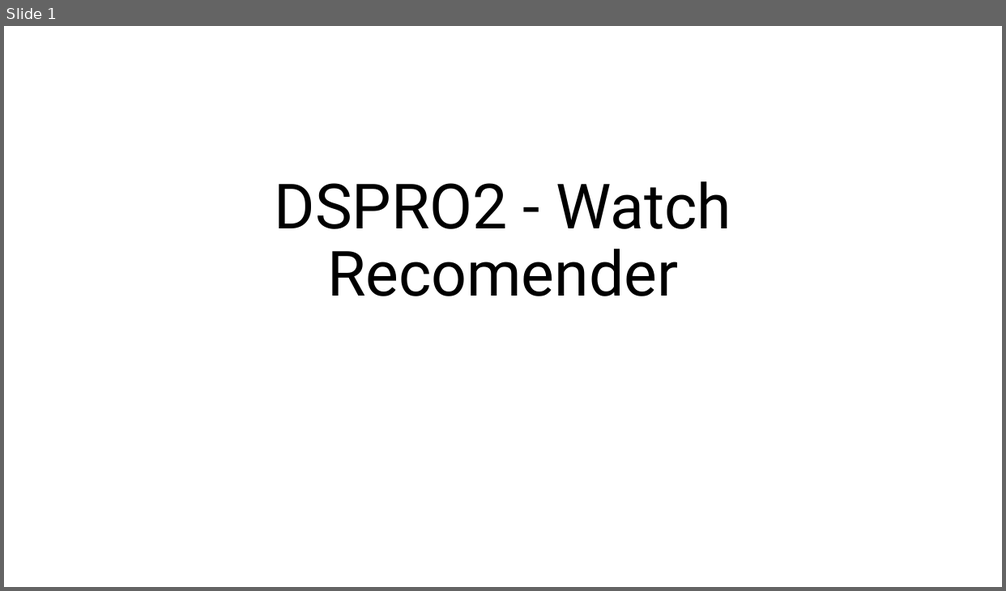
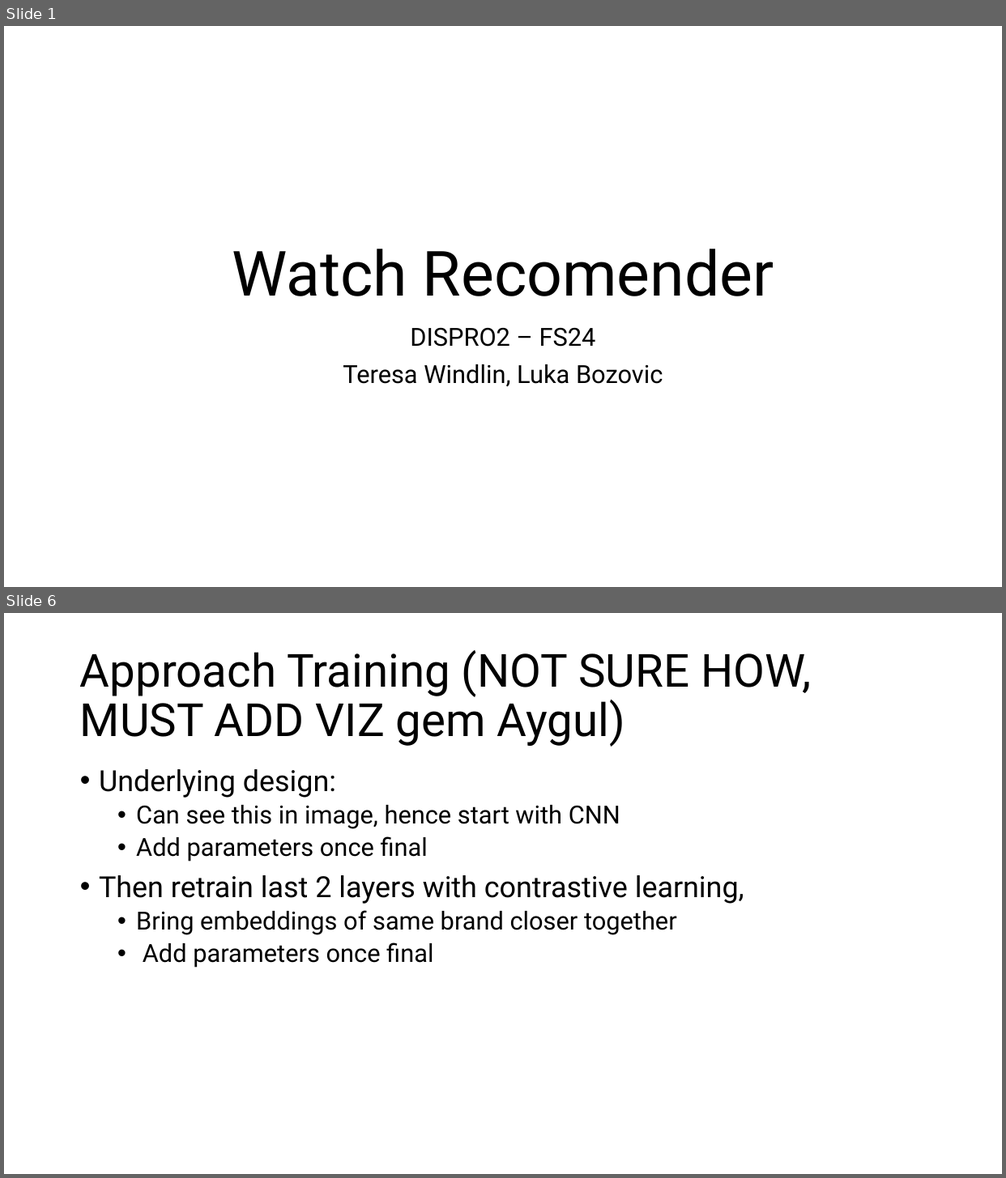
Before and after one commit to Luk-stud/Watch-recomender-DISPRO, a slide deck: Base_DISPRO Präsi.pptx. Shown one above the other, each under a label of ours: slide 1 before the commit, slides 1 and 6 after it; the slides between them are not shown. The pictures are 1006x591 and 1006x1178 pixels, drawn with LibreOffice and Linux fonts; fonts in the diff are those of the drawing. Boxes give left, top, right and bottom in pixels: in the first picture for what was removed or moved away, otherwise in the second. Text is boxed around its words. In the diff, an @@ line names an element or a change of style, - is before the commit and + after.

```diff
--- a/Base_DISPRO Präsi.pptx
+++ b/Base_DISPRO Präsi.pptx
@@ slide 6 added at bbox=[4, 613, 1002, 1174], background #FFFFFF @@
@@ title added at bbox=[80, 650, 812, 747], 44 pt, text #000000 @@
+Approach Training (NOT SURE HOW,
+MUST ADD VIZ gem Aygul)
@@ text added at bbox=[99, 769, 744, 968], 24 pt, text #000000 @@
+• Underlying design:
+  • Can see this in image, hence start with CNN
+  • Add parameters once final
+• Then retrain last 2 layers with contrastive learning,
+  • Bring embeddings of same brand closer together
+  • Add parameters once final
@@ slide 1 changed as well @@
@@ title at bbox=[232, 249, 774, 297]: text changed @@
-DSPRO2 - Watch Recomender
+Watch Recomender
@@ subtitle added at bbox=[343, 327, 663, 387], 24 pt, text #000000 @@
+DISPRO2 – FS24
+Teresa Windlin, Luka Bozovic
```
Also in this commit, not shown: 11 other slides added, 2 slides removed, 1 other file.
